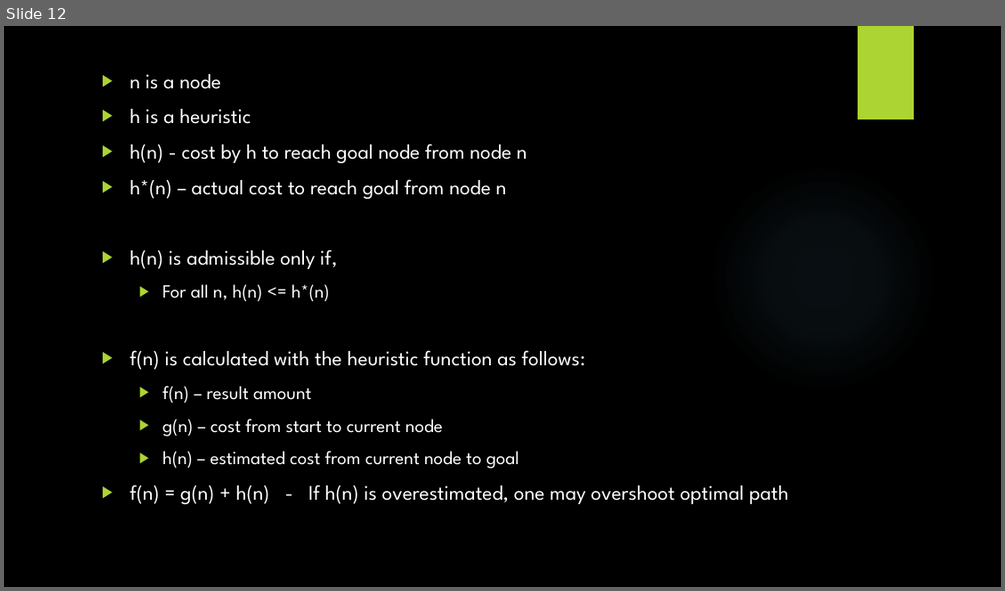
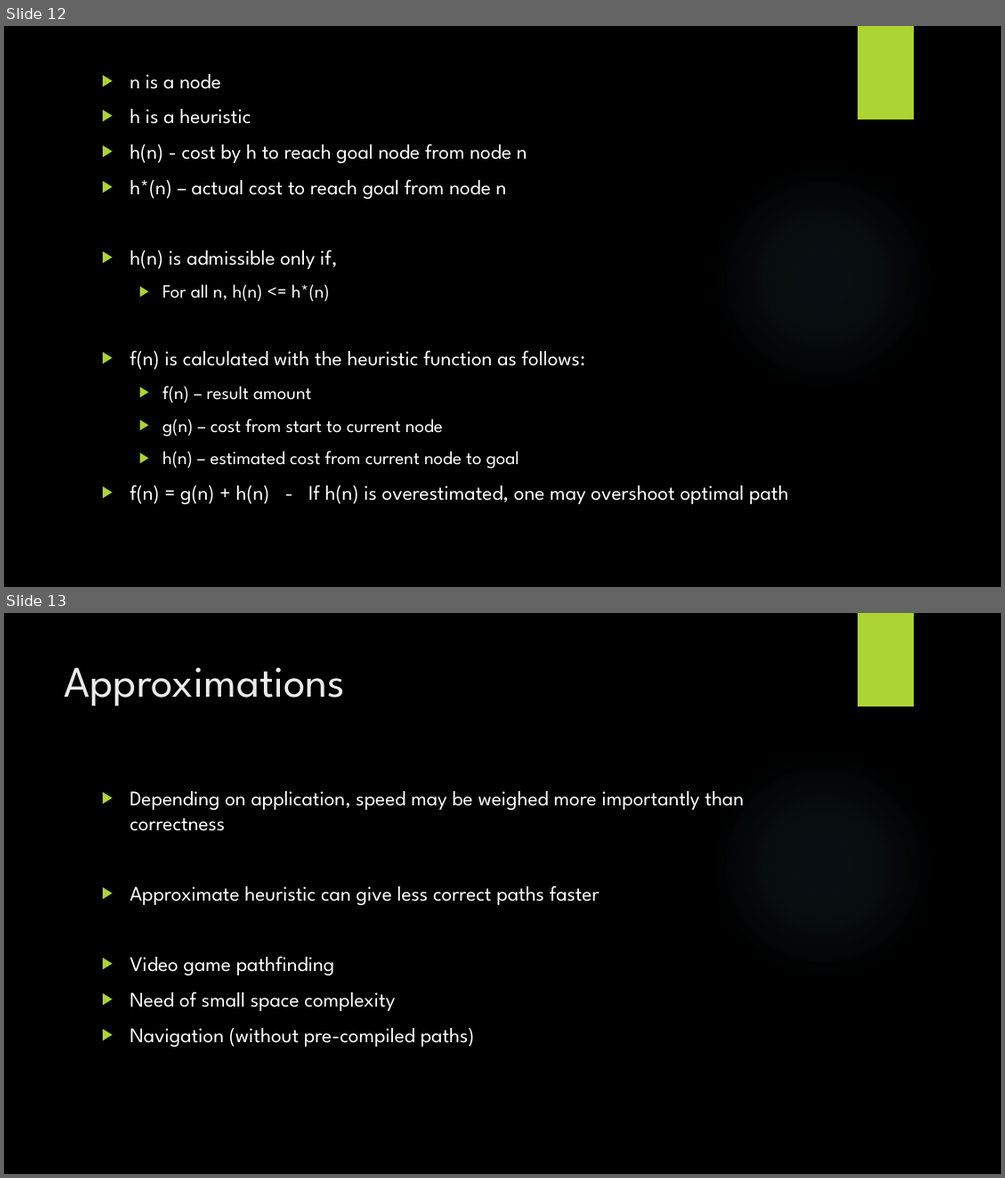
Before and after one commit to StevenPG/GraphTheoryProject2016, a slide deck: Documents/GraphTheoryPresentation.pptx. Shown one above the other, each under a label of ours: slide 12 before the commit, slides 12 and 13 after it. The pictures are 1005x591 and 1005x1178 pixels, drawn with LibreOffice and Linux fonts; fonts in the diff are those of the drawing; background and template pictures are left out. Boxes give left, top, right and bottom in pixels: in the first picture for what was removed or moved away, otherwise in the second. Text is boxed around its words. In the diff, an @@ line names an element or a change of style, - is before the commit and + after.

```diff
--- a/Documents/GraphTheoryPresentation.pptx
+++ b/Documents/GraphTheoryPresentation.pptx
@@ slide 13 added at bbox=[4, 613, 1001, 1174], background picture (left out); not listed: 2 template elements that a slide beside it also shows @@
@@ title added at bbox=[65, 667, 345, 706], 42 pt, text #EBEBEB @@
+Approximations
@@ text added at bbox=[129, 791, 744, 1046], 20 pt, text #FFFFFF @@
+▶ Depending on application, speed may be weighed more importantly than correctness
+▶ Approximate heuristic can give less correct paths faster
+▶ Video game pathfinding
+▶ Need of small space complexity
+▶ Navigation (without pre-compiled paths)
```
Also in this commit, not shown: 2 slides changed, 6 other slides added, 4 slides removed.
